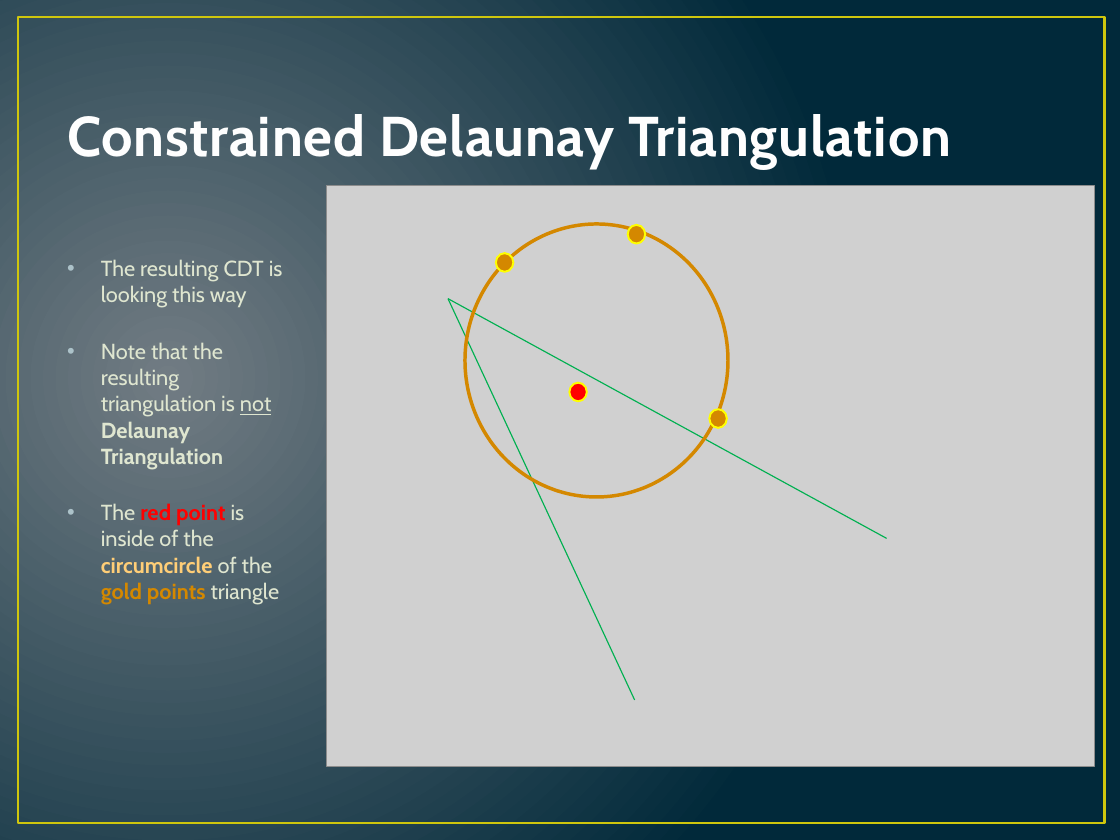
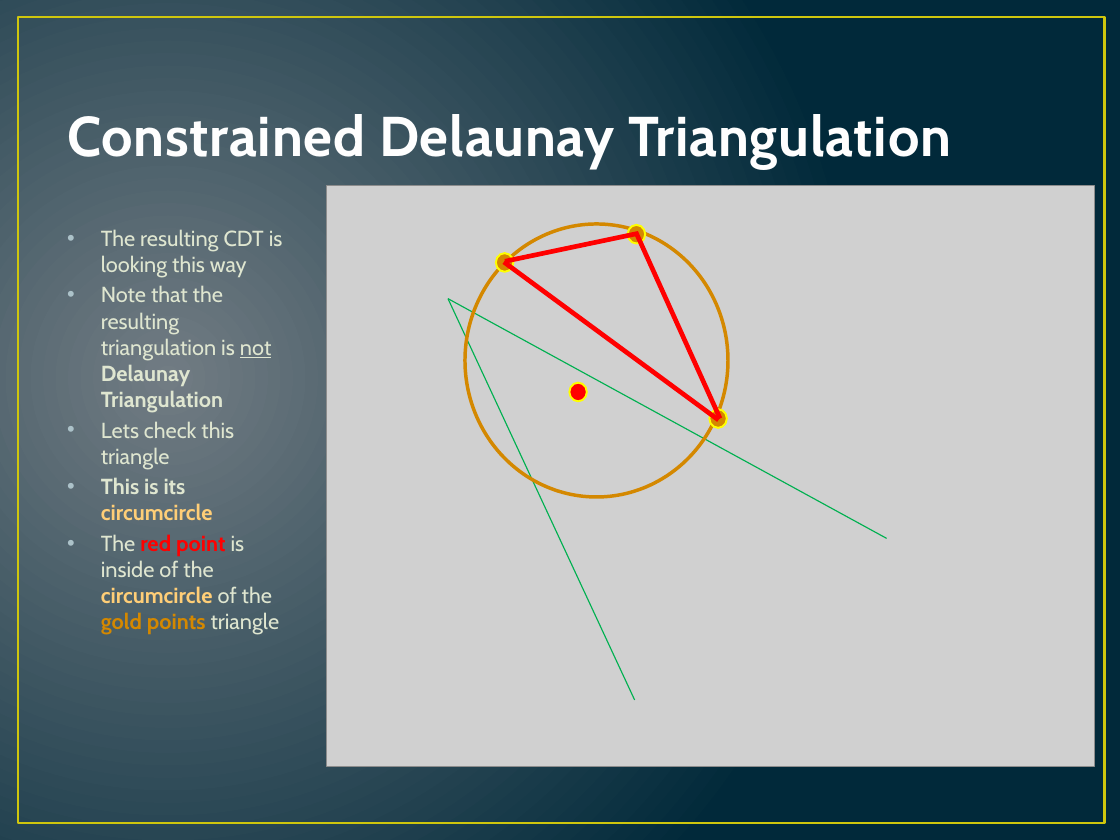
Before and after one commit to hugebdu/jdt-refactored, a slide deck: slide 10 of extra/CDT.pptx. Drawn at 1120x840 pixels with LibreOffice and Linux fonts; fonts in the diff are those of the drawing; grey boxes stand for pictures. Boxes give left, top, right and bottom in pixels: in the first picture for what was removed or moved away, otherwise in the second. Text is boxed around its words. In the diff, an @@ line names an element or a change of style, - is before the commit and + after.

```diff
--- a/extra/CDT.pptx
+++ b/extra/CDT.pptx
@@ line added from (505, 261) to (638, 233), #FF0000 3 pt @@
@@ line added from (720, 419) to (636, 233), #FF0000 3 pt @@
@@ line added from (504, 262) to (719, 420), #FF0000 3 pt @@
@@ text at (101,421,234,520): paragraphs added @@
+• Lets check this triangle
+• This is its circumcircle
```
Also in this commit, not shown: 1 other slide changed, 3 slides added.
